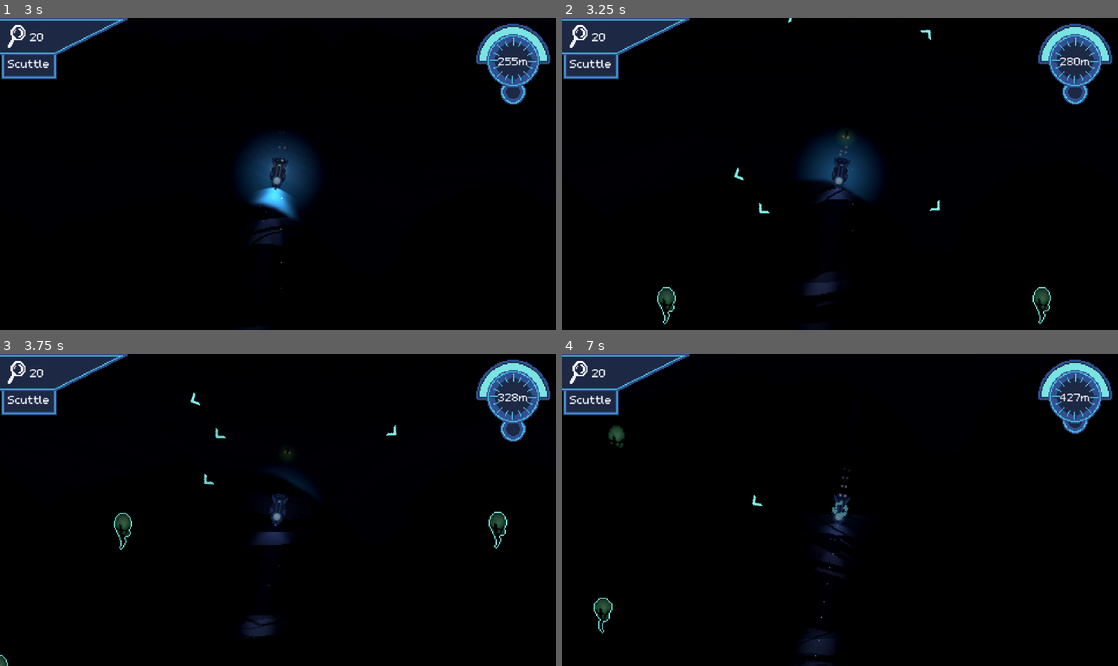
Above: before the commit, frames 1-4 (two rows, left to right).
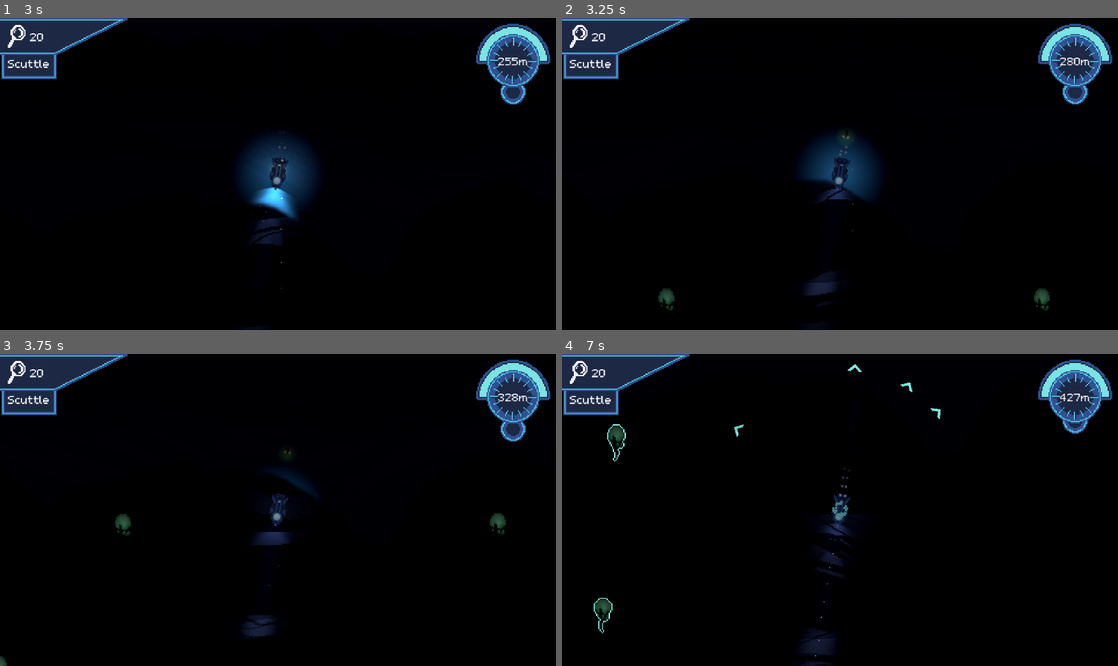
Above: after the commit, the same moments.

Repository: austingwatson/Depths
Game: Godot game, scene res://scenes/game.tscn
The game is run twice, just before and just after one commit, with the same random seed, the same clock (stepped at 60 frames per second) and the same inputs. This scene is started directly instead of the project's main scene. Sound files missing from this copy of the repository are replaced by a short silence.
Inputs (mouse positions are in pixels of both pictures, inside the frame that each line leads up to):
- Up to frame 1 (3 s): tap Enter at 0.5 s; move the mouse to (400, 158) at 0.52 s; hold Space (thrust) 0.53-1.28 s; tap Shift (sonar) at 0.6, 1.55, 2.3 s; click (400, 158) at 0.67 s; move the mouse to (166, 189) at 1.27 s; tap Mouse wheel down (change_weapon_down) at 1.35 s; move the mouse to (333, 105) at 2.02 s; hold Space (thrust) from 2.03 s (still down); tap Mouse wheel up (change_weapon_up) at 2.1 s; move the mouse to (250, 236) at 2.77 s; right-click (250, 236) at 2.85 s; click (250, 236) at 2.92 s
- Up to frame 2 (3.25 s): keep holding Space (thrust); tap Shift (sonar) at 3.05 s
- Up to frame 3 (3.75 s): move the mouse to (444, 556) at 3.52 s; release Space (thrust) at 3.53 s; click (444, 556) at 3.6 s
- Up to frame 4 (7 s): tap Shift (sonar) at 3.8, 4.35, 5.1, 6.05, 6.8 s; move the mouse to (673, 463) at 4.27 s; move the mouse to (867, 510) at 5.02 s; click (867, 510) at 5.17 s; move the mouse to (756, 432) at 5.77 s; hold Space (thrust) from 5.78 s (still down); tap Mouse wheel down (change_weapon_down) at 5.85 s; move the mouse to (962, 494) at 6.52 s; tap Mouse wheel up (change_weapon_up) at 6.6 s

Frame 1 is identical in both runs. In frame 2, 0.3% of the frame differs, in the area x 17-88%, y 0-99%; in frame 3, 0.3%, in the area x 0-92%, y 12-100%; in frame 4, 0.2%.

Commit message:
sonar possibly fixed?

Diff:
--- a/scenes/entity/actor/player.tscn
+++ b/scenes/entity/actor/player.tscn
@@ -276,7 +276,7 @@
 [node name="Sonar" parent="." node_paths=PackedStringArray("entity") instance=ExtResource("11_eybgf")]
 entity = NodePath("..")
 max_radius = 1000.0
-duration = 5.0
+duration = 2.5
 
 [node name="ResearchBeam" parent="." instance=ExtResource("13_qxtqe")]
 
--- a/scripts/component/fish_sprite.gd
+++ b/scripts/component/fish_sprite.gd
@@ -16,7 +16,7 @@
 
 func _ready() -> void:
 	$VisibleOnScreenNotifier2D.rect = visible_rect
-	pinged_timer.wait_time = show_time
+	#pinged_timer.wait_time = show_time
 	base.sprite_frames = base_animation
 	base.play("default")
 	outline.sprite_frames = outline_animation
--- a/scripts/component/sonar.gd
+++ b/scripts/component/sonar.gd
@@ -8,13 +8,18 @@
 @onready var shape: Shape2D = collision_shape.shape
 
 
+func _ready() -> void:
+	shape.radius = max_radius
+
+
 func start_sonar(global_position: Vector2) -> void:
 	self.global_position = global_position
 	$SonarPulseSound.play()
 	collision_shape.set_deferred("disabled", false)
-	var tween := create_tween()
-	await tween.tween_property(shape, "radius", max_radius, duration).finished
-	shape.radius = 0.0
+	#var tween := create_tween()
+	#await tween.tween_property(shape, "radius", max_radius, duration).finished
+	#shape.radius = 0.0
+	await get_tree().create_timer(0.25).timeout
 	collision_shape.set_deferred("disabled", true)
 
 
--- a/scripts/entity/spawner.gd
+++ b/scripts/entity/spawner.gd
@@ -88,7 +88,6 @@
 			current_amount = get_tree().get_node_count_in_group("Research")
 		Type.BIG_FLOATER:
 			current_amount = get_tree().get_node_count_in_group("BigFloater")
-			print(current_amount)
 		Type.DEEP_FISH:
 			current_amount = get_tree().get_node_count_in_group("DeepFish")
 
